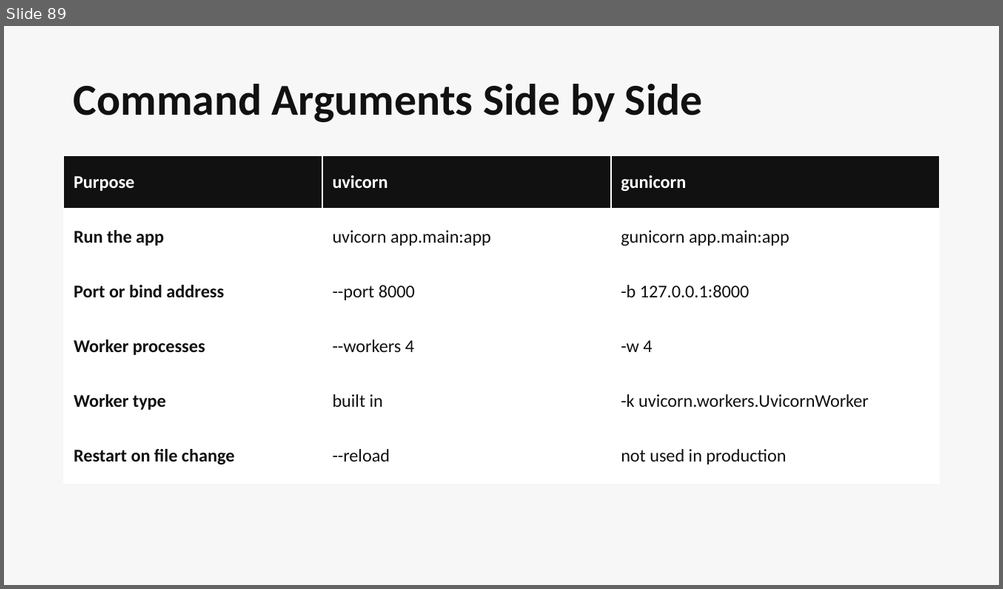
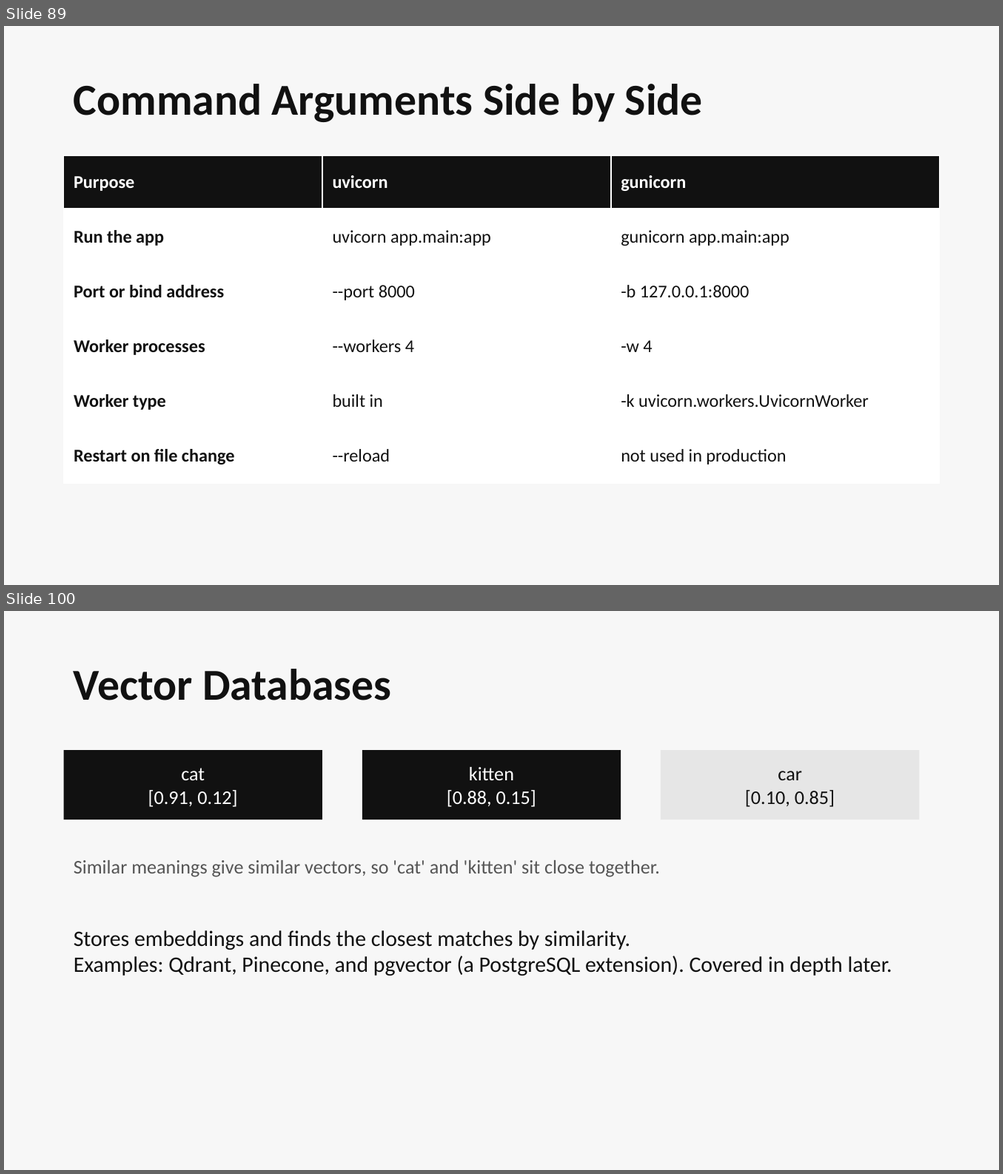
Before and after one commit to tusharvaswani714/backend-course, a slide deck: backend-course.pptx. Shown one above the other, each under a label of ours: slide 89 before the commit, slides 89 and 100 after it; the slides between them are not shown. The pictures are 1003x589 and 1003x1174 pixels, drawn with LibreOffice and Linux fonts; fonts in the diff are those of the drawing. Boxes give left, top, right and bottom in pixels: in the first picture for what was removed or moved away, otherwise in the second. Text is boxed around its words. In the diff, an @@ line names an element or a change of style, - is before the commit and + after.

```diff
--- a/backend-course.pptx
+++ b/backend-course.pptx
@@ slide 100 added at <box>4,611,999,1170</box>, background #F7F7F7 @@
@@ text added at <box>74,669,391,701</box>, 32 pt, text #111111, bold @@
+Vector Databases
@@ rectangle added at <box>64,750,322,820</box>, fill #111111, 14 pt, text #FFFFFF @@
+cat
+[0.91, 0.12]
@@ rectangle added at <box>362,750,620,820</box>, fill #111111, 14 pt, text #FFFFFF @@
+kitten
+[0.88, 0.15]
@@ rectangle added at <box>660,750,919,820</box>, fill #E6E6E6, 14 pt, text #111111 @@
+car
+[0.10, 0.85]
@@ text added at <box>74,860,660,877</box>, 14 pt, text #555555 @@
+Similar meanings give similar vectors, so 'cat' and 'kitten' sit close together.
@@ text added at <box>74,931,892,976</box>, 16 pt, text #111111 @@
+Stores embeddings and finds the closest matches by similarity.
+Examples: Qdrant, Pinecone, and pgvector (a PostgreSQL extension). Covered in depth later.
```
Also in this commit, not shown: 1 slide changed, 70 other slides added, 2 other files.
